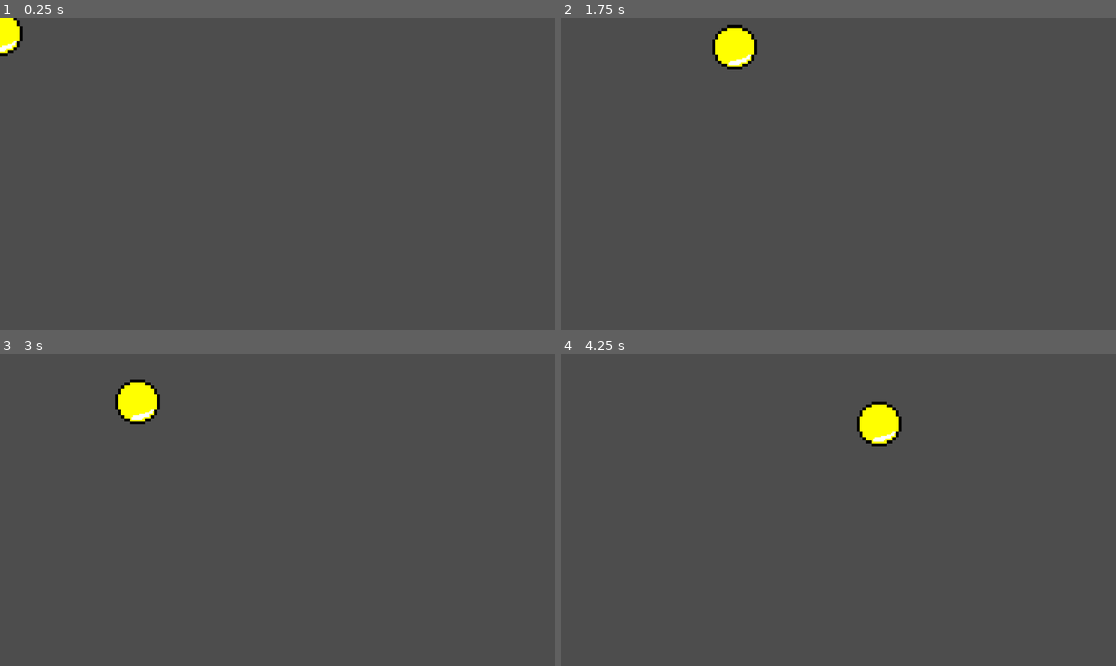
Above: before the commit, frames 1-4 (two rows, left to right).
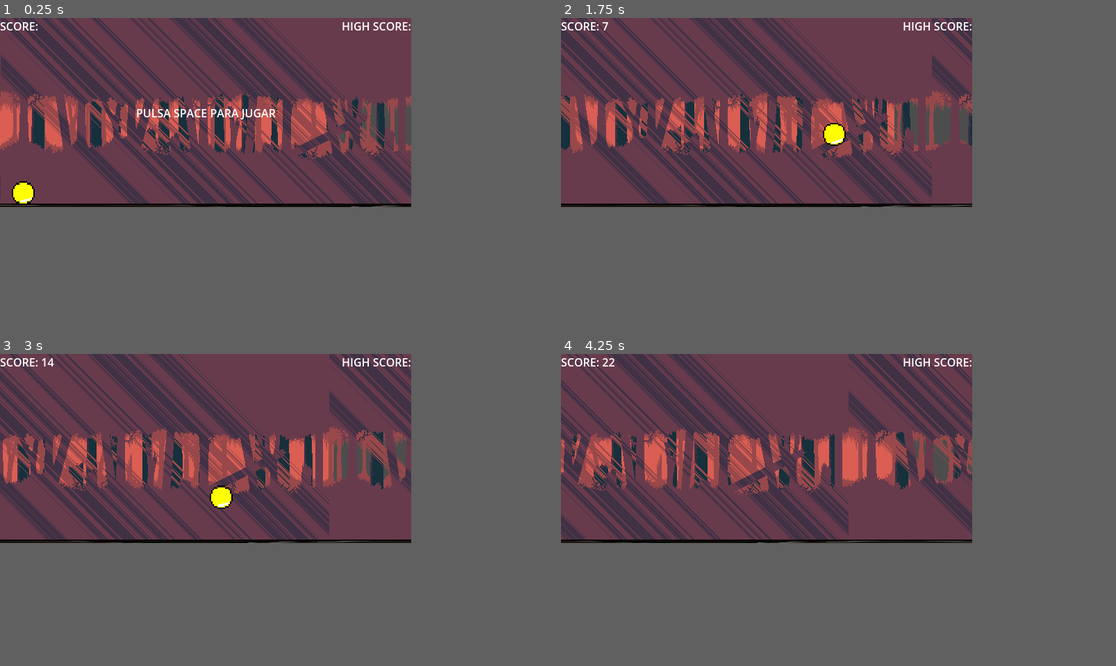
Above: after the commit, the same moments.

Repository: Laynt00/MalagaJam18
Game: Godot game, scene res://Scenes/World.tscn
Two runs of this game, one before a commit and one after it. Both use one fixed random seed, a clock stepped at 60 frames per second and the inputs below.
Inputs:
- Up to frame 1 (0.25 s): no input
- Up to frame 2 (1.75 s): tap Space at 0.5 s; hold Enter (ui_accept) 0.53-1.28 s; hold Right (ui_right) from 0.53 s (still down); tap Enter (ui_accept) at 1.35, 1.52 s
- Up to frame 3 (3 s): tap Enter (ui_accept) at 1.82, 2.85 s; release Right (ui_right) at 2.03 s; hold Left (ui_left) 2.03-2.78 s; hold Enter (ui_accept) 2.03-2.78 s; hold Right (ui_right) from 2.78 s (still down)
- Up to frame 4 (4.25 s): keep holding Right (ui_right); tap Enter (ui_accept) at 3.02, 3.32 s; hold Enter (ui_accept) from 3.53 s (still down)
The window is 799x449 before the commit and 592x272 after it. Grey fills any space a smaller window leaves; there, only what the larger window draws over its background counts as a difference.

The runs differ from the first frame. In frame 1, 44% of the frame differs, in the area x 0-75%, y 0-61%; in frame 2, 44%; in frame 3, 44%; in frame 4, 44%.

Commit message:
Paralax, score, player move, spawn

Diff:
--- /dev/null
+++ b/Scenes/Ground.tscn
@@ -0,0 +1,18 @@
+[gd_scene load_steps=3 format=3 uid="uid://dhd3231hb43al"]
+
+[ext_resource type="Texture2D" uid="uid://ddfgrkvmq4nec" path="res://rsc/Stones_Texture.png" id="1_gdrvf"]
+
+[sub_resource type="WorldBoundaryShape2D" id="WorldBoundaryShape2D_e07mb"]
+
+[node name="Ground" type="StaticBody2D"]
+position = Vector2(-1, 0)
+
+[node name="Sprite2D" type="Sprite2D" parent="."]
+position = Vector2(482, 41)
+scale = Vector2(2.51367, 0.0830078)
+texture = ExtResource("1_gdrvf")
+
+[node name="CollisionShape2D" type="CollisionShape2D" parent="."]
+position = Vector2(2, 0)
+shape = SubResource("WorldBoundaryShape2D_e07mb")
+debug_color = Color(0.642452, 0.516495, 0.245804, 0.42)
--- a/Scenes/Player.tscn
+++ b/Scenes/Player.tscn
@@ -4,13 +4,13 @@
 [ext_resource type="Texture2D" uid="uid://bvpih2wuyv5ns" path="res://rsc/pelota_ejemplo.png" id="1_fax7v"]
 
 [sub_resource type="CircleShape2D" id="CircleShape2D_ljtu1"]
-radius = 45.6508
+radius = 17.0294
+
+[sub_resource type="Animation" id="Animation_s15lw"]
+resource_name = "death"
 
 [sub_resource type="Animation" id="Animation_r3vfr"]
 resource_name = "jump"
-
-[sub_resource type="Animation" id="Animation_s15lw"]
-resource_name = "death"
 
 [sub_resource type="AnimationLibrary" id="AnimationLibrary_0ggu0"]
 _data = {
@@ -22,8 +22,8 @@
 script = ExtResource("1_2w4r1")
 
 [node name="Sprite2D" type="Sprite2D" parent="."]
-position = Vector2(-1, -2.38419e-07)
-scale = Vector2(0.31, 0.31)
+position = Vector2(3.8147e-06, 0)
+scale = Vector2(0.1125, 0.1125)
 texture = ExtResource("1_fax7v")
 
 [node name="CharacterBody2D" type="CollisionShape2D" parent="."]
--- /dev/null
+++ b/Scenes/Spike.tscn
@@ -0,0 +1,13 @@
+[gd_scene load_steps=2 format=3 uid="uid://d0yipfx23n7jy"]
+
+[ext_resource type="Texture2D" uid="uid://b1yt17021fyqc" path="res://rsc/16-bit-spike-Sheet.png" id="1_1q8ov"]
+
+[node name="Spike" type="Area2D"]
+
+[node name="Sprite2D" type="Sprite2D" parent="."]
+texture = ExtResource("1_1q8ov")
+hframes = 4
+
+[node name="CollisionPolygon2D" type="CollisionPolygon2D" parent="Sprite2D"]
+texture_filter = 1
+polygon = PackedVector2Array(-7, 8, 0, -5, 7, 8)
--- a/Scenes/Spikes.tscn
+++ /dev/null
@@ -1,15 +0,0 @@
-[gd_scene load_steps=3 format=3 uid="uid://bi43slgwbixcc"]
-
-[ext_resource type="Script" path="res://Scripts/Spikes.gd" id="1_sotu7"]
-
-[sub_resource type="RectangleShape2D" id="RectangleShape2D_7hgd6"]
-
-[node name="Spikes" type="Node2D"]
-script = ExtResource("1_sotu7")
-
-[node name="Area2D" type="Area2D" parent="."]
-
-[node name="CollisionShape2D" type="CollisionShape2D" parent="Area2D"]
-shape = SubResource("RectangleShape2D_7hgd6")
-
-[connection signal="body_entered" from="Area2D" to="." method="_on_area_2d_body_entered"]
--- /dev/null
+++ b/Scenes/World.gd
@@ -0,0 +1,100 @@
+extends Node2D
+
+# Obstaculos a instanciar
+var spike = preload("res://Scenes/Spike.tscn")
+# Meter los obstáculos a instanciar en el array
+var obstacle_types := [spike]
+# Guarda los obstáculos que se van generando en pantalla
+var obstacles : Array
+
+
+@onready var camera_2d = $Camera2D
+@onready var player = $Player
+@onready var ground = $Ground
+
+const PLAYER_START_POS := Vector2i(32, 236)
+const GROUND_POS := Vector2i(288,269)
+# Ajustar la camara al nuevo paralax que metamos
+const CAMERA_START_POS := Vector2i(295, 136)
+const START_SPEED : float = 1.0
+const MAX_SPEED : float = 25.0
+const SCORE_MODIFIER: int = 10
+var score : int
+
+var last_obs
+
+
+var speed : float
+var screen_size : Vector2i
+# Usaremos esta variable para colocar justo a esa altura los obstáculos
+var ground_height : int
+# Controla si el juego se está ejecutando
+var game_running : bool
+
+# Called when the node enters the scene tree for the first time.
+func _ready():
+	screen_size = get_window().size
+	ground_height = ground.get_node("Sprite2D").texture.get_height()
+	new_game()
+
+# Inicializamos las posiciones al empezar el juego
+func new_game():
+	score = 0
+	game_running = false
+	# Reset a los nodos
+	player.position = PLAYER_START_POS
+	player.velocity = Vector2i(0,0)
+	camera_2d.position = CAMERA_START_POS
+	ground.position = GROUND_POS
+
+ 	# Reset al HUD
+	$HUD.get_node("Start").show()
+
+func _process(delta):
+	if game_running:
+		speed = START_SPEED
+
+		generate_obs()
+
+		player.position.x += speed
+		camera_2d.position.x += speed
+
+		# Actualizar Score
+		score += speed
+		show_score()
+
+
+		# Actualizar posicion del suelo
+		if camera_2d.position.x - ground.position.x > screen_size.x * 1.5:
+			ground.position.x = screen_size.x
+	else:
+		if Input.is_action_pressed("ui_accept"):
+			game_running = true
+			$HUD.get_node("Start").hide()
+
+func generate_obs():
+	# Generar objetos de suelo
+	if obstacles.is_empty():
+		# nos devuelve aleatoriamente uno de los obstáculos del array
+		# La explicación está aquí: https://www.youtube.com/watch?v=snjx_wAI8WQ
+		var obs_type = obstacle_types[randi() % obstacle_types.size()]
+		var obs
+		# Una vez instanciado el nodo, podemos coger sus propiedades
+		obs = obs_type.instantiate()
+		var obs_height = obs.get_node("Sprite2D").texture.get_height()
+		var obs_scale = obs.get_node("Sprite2D").scale
+		# Pocición en x donde se genera el obstáculo
+		var obs_x : int = screen_size.x + score + 100
+		# Posición en y donde se genera el obstáculo,
+		# (obs_height * obs_scale.y / 2) es lo que mide el sprite y el + 5 es para darle un offset
+		var obs_y : int = screen_size.y - ground_height - (obs_height * obs_scale.y / 2) + 5
+		last_obs = obs
+		add_obs(obs, obs_x, obs_y)
+
+func add_obs(obs, x, y):
+	obs.position = Vector2i(x, y)
+	add_child(obs)
+	obstacles.append(obs)
+# Muestro el score en el HUD, aplicándo un modificador para que no escale demasiado
+func show_score():
+	$HUD.get_node("ScoreLabel").text = "SCORE: " + str(score / SCORE_MODIFIER)
--- a/Scenes/World.tscn
+++ b/Scenes/World.tscn
@@ -1,20 +1,23 @@
-[gd_scene load_steps=4 format=3 uid="uid://nr0dv728734n"]
+[gd_scene load_steps=6 format=3 uid="uid://nr0dv728734n"]
 
+[ext_resource type="Script" path="res://Scenes/World.gd" id="1_d0edc"]
 [ext_resource type="PackedScene" uid="uid://b1peqmvdsf8ee" path="res://Scenes/Player.tscn" id="1_vnt3u"]
-[ext_resource type="PackedScene" uid="uid://bi43slgwbixcc" path="res://Scenes/Spikes.tscn" id="2_6dajf"]
-
-[sub_resource type="WorldBoundaryShape2D" id="WorldBoundaryShape2D_a1xib"]
+[ext_resource type="PackedScene" uid="uid://dhd3231hb43al" path="res://Scenes/Ground.tscn" id="2_13bmt"]
+[ext_resource type="PackedScene" uid="uid://dc3n1e8fuhnkv" path="res://UI/Paralax.tscn" id="3_qx8j1"]
+[ext_resource type="PackedScene" uid="uid://dyykk06sfykf" path="res://UI/hud.tscn" id="5_6jvrk"]
 
 [node name="World" type="Node2D"]
+script = ExtResource("1_d0edc")
+
+[node name="Background" parent="." instance=ExtResource("3_qx8j1")]
+
+[node name="Ground" parent="." instance=ExtResource("2_13bmt")]
+position = Vector2(288, 269)
 
 [node name="Player" parent="." instance=ExtResource("1_vnt3u")]
+position = Vector2(32, 236)
 
-[node name="Testing_platform" type="StaticBody2D" parent="."]
-position = Vector2(132, 191)
-scale = Vector2(2.57, 2.57)
+[node name="Camera2D" type="Camera2D" parent="."]
+position = Vector2(295, 136)
 
-[node name="CollisionShape2D" type="CollisionShape2D" parent="Testing_platform"]
-shape = SubResource("WorldBoundaryShape2D_a1xib")
-
-[node name="Spikes" parent="." instance=ExtResource("2_6dajf")]
-position = Vector2(234, 170)
+[node name="HUD" parent="." instance=ExtResource("5_6jvrk")]
--- a/Scripts/Player.gd
+++ b/Scripts/Player.gd
@@ -2,9 +2,8 @@
 class_name Player
 
 const SPEED = 300.0
-const JUMP_VELOCITY = -400.0
+@export var jump_velocity = -400.0
 
-# Get the gravity from the project settings to be synced with RigidBody nodes.
 var gravity = ProjectSettings.get_setting("physics/2d/default_gravity")
 
 @export var maxHealth = 3
@@ -13,14 +12,14 @@
 func _physics_process(delta):
 	# Add the gravity.
 	if not is_on_floor():
+		# Meter animación caida
 		velocity.y += gravity * delta
 
 	# Handle jump.
 	if Input.is_action_just_pressed("ui_accept") and is_on_floor():
-		velocity.y = JUMP_VELOCITY
+		# Meter animacion salto
+		velocity.y = jump_velocity
 
-	# Get the input direction and handle the movement/deceleration.
-	# As good practice, you should replace UI actions with custom gameplay actions.
 	var direction = Input.get_axis("ui_left", "ui_right")
 	if direction:
 		velocity.x = direction * SPEED
--- /dev/null
+++ b/UI/Paralax.tscn
@@ -0,0 +1,36 @@
+[gd_scene load_steps=5 format=3 uid="uid://dc3n1e8fuhnkv"]
+
+[ext_resource type="Texture2D" uid="uid://dx22ek4rd664n" path="res://rsc/parallax-demon-woods-bg.png" id="1_fdmfr"]
+[ext_resource type="Texture2D" uid="uid://brbhd877og6wo" path="res://rsc/parallax-demon-woods-close-trees.png" id="2_vjnc1"]
+[ext_resource type="Texture2D" uid="uid://mrv4gdtryib0" path="res://rsc/parallax-demon-woods-far-trees.png" id="3_jf1qf"]
+[ext_resource type="Texture2D" uid="uid://de4k210rgjl48" path="res://rsc/parallax-demon-woods-mid-trees.png" id="4_alm0e"]
+
+[node name="Background" type="ParallaxBackground"]
+
+[node name="Sprite2D" type="Sprite2D" parent="."]
+texture = ExtResource("1_fdmfr")
+centered = false
+
+[node name="ParalaxLayer" type="ParallaxLayer" parent="."]
+motion_scale = Vector2(0.6, 0.6)
+motion_mirroring = Vector2(592, 0)
+
+[node name="Sprite2D" type="Sprite2D" parent="ParalaxLayer"]
+texture = ExtResource("3_jf1qf")
+centered = false
+
+[node name="ParalaxLayer2" type="ParallaxLayer" parent="."]
+motion_scale = Vector2(0.7, 0.7)
+motion_mirroring = Vector2(592, 0)
+
+[node name="Sprite2D" type="Sprite2D" parent="ParalaxLayer2"]
+texture = ExtResource("2_vjnc1")
+centered = false
+
+[node name="ParalaxLayer3" type="ParallaxLayer" parent="."]
+motion_scale = Vector2(0.8, 0.8)
+motion_mirroring = Vector2(592, 0)
+
+[node name="Sprite2D" type="Sprite2D" parent="ParalaxLayer3"]
+texture = ExtResource("4_alm0e")
+centered = false
--- /dev/null
+++ b/UI/hud.tscn
@@ -0,0 +1,37 @@
+[gd_scene format=3 uid="uid://dyykk06sfykf"]
+
+[node name="HUD" type="CanvasLayer"]
+
+[node name="ScoreLabel" type="Label" parent="."]
+offset_right = 56.0
+offset_bottom = 23.0
+size_flags_horizontal = 0
+text = "SCORE:"
+horizontal_alignment = 1
+
+[node name="HighscoreLabel" type="Label" parent="."]
+anchors_preset = 1
+anchor_left = 1.0
+anchor_right = 1.0
+offset_left = -100.0
+offset_bottom = 23.0
+grow_horizontal = 0
+size_flags_horizontal = 0
+text = "HIGH SCORE:"
+horizontal_alignment = 1
+
+[node name="Start" type="Label" parent="."]
+anchors_preset = 8
+anchor_left = 0.5
+anchor_top = 0.5
+anchor_right = 0.5
+anchor_bottom = 0.5
+offset_left = -100.5
+offset_top = -11.5
+offset_right = 100.5
+offset_bottom = 11.5
+grow_horizontal = 2
+grow_vertical = 2
+size_flags_horizontal = 0
+text = "PULSA SPACE PARA JUGAR"
+horizontal_alignment = 1
--- a/project.godot
+++ b/project.godot
@@ -14,6 +14,11 @@
 run/main_scene="res://Scenes/World.tscn"
 config/features=PackedStringArray("4.2", "Forward Plus")
 config/icon="res://icon.svg"
+
+[display]
+
+window/size/viewport_width=592
+window/size/viewport_height=272
 
 [input]
 
Binary file added: rsc/16-bit-spike-Sheet.png
Not shown, added: rsc/16-bit-spike-Sheet.png.import
Not shown, added: rsc/CozyDesert.png.import
Binary file added: rsc/Stones_Texture.png
Not shown, added: rsc/Stones_Texture.png.import
Binary file added: rsc/parallax-demon-woods-bg.png
Not shown, added: rsc/parallax-demon-woods-bg.png.import
Binary file added: rsc/parallax-demon-woods-close-trees.png
Not shown, added: rsc/parallax-demon-woods-close-trees.png.import
Binary file added: rsc/parallax-demon-woods-far-trees.png
Not shown, added: rsc/parallax-demon-woods-far-trees.png.import
Binary file added: rsc/parallax-demon-woods-mid-trees.png
(and 1 more such lines)
